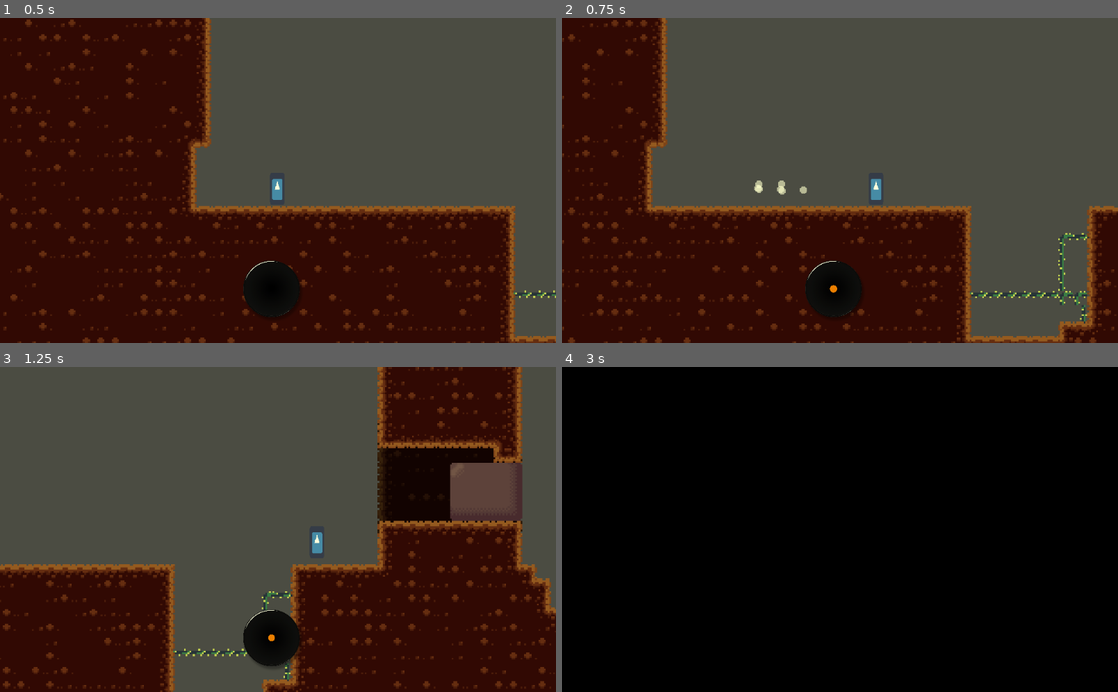
Above: before the commit, frames 1-4 (two rows, left to right).
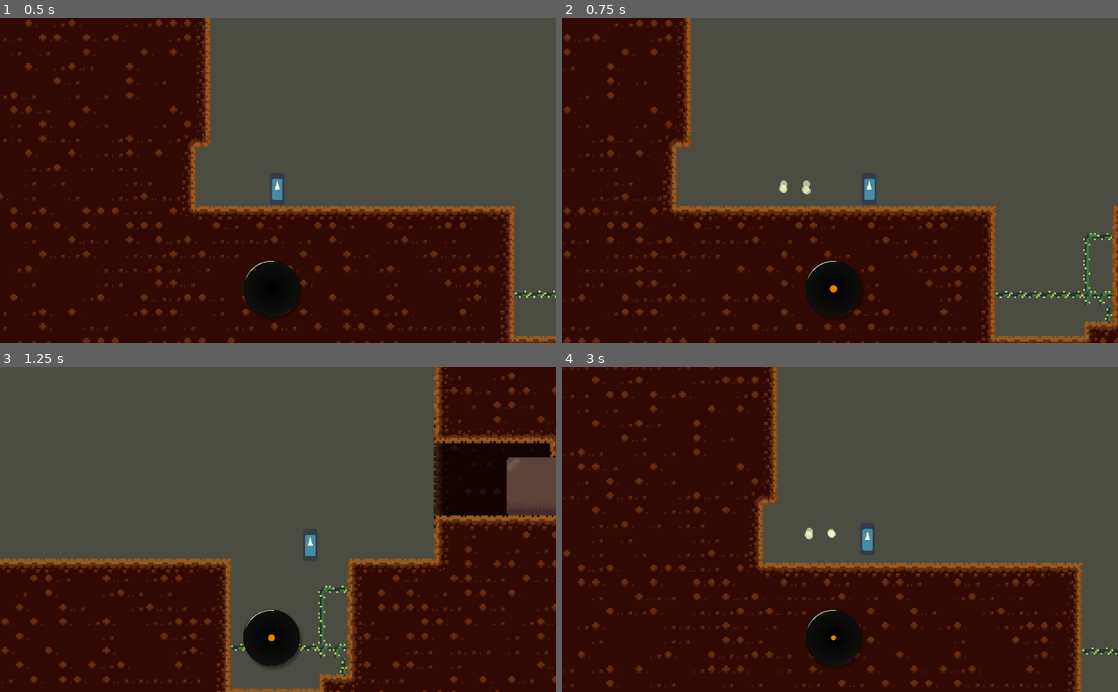
Above: after the commit, the same moments.

Repository: aridai-shi/gmtk2020
Game: Godot game, scene res://GameLoader.tscn
Two runs of this game, one before a commit and one after it. Both use one fixed random seed, a clock stepped at 60 frames per second and the inputs below. The engine's default icon, where the game draws it, is replaced by a stand-in: a white triangle on a blue panel in a dark square. Sound files missing from this copy of the repository are replaced by a short silence.
Inputs:
- Up to frame 1 (0.5 s): no input
- Up to frame 2 (0.75 s): hold Right (ui_right) from 0.53 s (still down); hold Space (ui_select) from 0.53 s (still down)
- Up to frame 3 (1.25 s): keep holding Right (ui_right); keep holding Space (ui_select)
- Up to frame 4 (3 s): release Space (ui_select) at 1.28 s; tap Space (ui_select) at 1.35, 1.52, 1.82, 2.85 s; release Right (ui_right) at 2.03 s; hold Left (ui_left) 2.03-2.78 s; hold Space (ui_select) 2.03-2.78 s; hold Right (ui_right) from 2.78 s (still down)

Frame 1 is identical in both runs. In frame 2, 14% of the frame differs, in the area x 0-100%, y 0-100%; in frame 3, 29%; in frame 4, 99%.

Commit message:
Updated Player and added WASD support

Diff:
--- a/Player/Player.gd
+++ b/Player/Player.gd
@@ -1,7 +1,7 @@
 extends KinematicBody2D
 
 export (int) var run_speed = 175
-export (int) var jump_speed = -240
+export (int) var jump_speed = -200
 export (int) var gravity = 650
 export (bool) var controllable = true
 export (float) var h_frict_damp = 0.2
@@ -38,7 +38,7 @@
 			$Camera2D.global_position.y = 100
 		if $CoolTimer.time_left <= 0 && Input.is_action_pressed("ui_select") && dash:
 			dash = false
-			$DashTimer.start(0.08)
+			$DashTimer.start(0.05)
 			$CoolTimer.start(0.5)
 		if jumping and is_on_floor():
 			jumping = false
--- a/project.godot
+++ b/project.godot
@@ -42,6 +42,45 @@
 "svg/scale": 1.0
 }
 
+[input]
+
+ui_select={
+"deadzone": 0.5,
+"events": [ Object(InputEventKey,"resource_local_to_scene":false,"resource_name":"","device":0,"alt":false,"shift":false,"control":false,"meta":false,"command":false,"pressed":false,"scancode":32,"unicode":0,"echo":false,"script":null)
+, Object(InputEventJoypadButton,"resource_local_to_scene":false,"resource_name":"","device":0,"button_index":3,"pressure":0.0,"pressed":false,"script":null)
+, Object(InputEventKey,"resource_local_to_scene":false,"resource_name":"","device":0,"alt":false,"shift":false,"control":false,"meta":false,"command":false,"pressed":false,"scancode":88,"unicode":0,"echo":false,"script":null)
+, Object(InputEventKey,"resource_local_to_scene":false,"resource_name":"","device":0,"alt":false,"shift":false,"control":false,"meta":false,"command":false,"pressed":false,"scancode":16777237,"unicode":0,"echo":false,"script":null)
+ ]
+}
+ui_left={
+"deadzone": 0.5,
+"events": [ Object(InputEventKey,"resource_local_to_scene":false,"resource_name":"","device":0,"alt":false,"shift":false,"control":false,"meta":false,"command":false,"pressed":false,"scancode":16777231,"unicode":0,"echo":false,"script":null)
+, Object(InputEventJoypadButton,"resource_local_to_scene":false,"resource_name":"","device":0,"button_index":14,"pressure":0.0,"pressed":false,"script":null)
+, Object(InputEventKey,"resource_local_to_scene":false,"resource_name":"","device":0,"alt":false,"shift":false,"control":false,"meta":false,"command":false,"pressed":false,"scancode":65,"unicode":0,"echo":false,"script":null)
+ ]
+}
+ui_right={
+"deadzone": 0.5,
+"events": [ Object(InputEventKey,"resource_local_to_scene":false,"resource_name":"","device":0,"alt":false,"shift":false,"control":false,"meta":false,"command":false,"pressed":false,"scancode":16777233,"unicode":0,"echo":false,"script":null)
+, Object(InputEventJoypadButton,"resource_local_to_scene":false,"resource_name":"","device":0,"button_index":15,"pressure":0.0,"pressed":false,"script":null)
+, Object(InputEventKey,"resource_local_to_scene":false,"resource_name":"","device":0,"alt":false,"shift":false,"control":false,"meta":false,"command":false,"pressed":false,"scancode":68,"unicode":0,"echo":false,"script":null)
+ ]
+}
+ui_up={
+"deadzone": 0.5,
+"events": [ Object(InputEventKey,"resource_local_to_scene":false,"resource_name":"","device":0,"alt":false,"shift":false,"control":false,"meta":false,"command":false,"pressed":false,"scancode":16777232,"unicode":0,"echo":false,"script":null)
+, Object(InputEventJoypadButton,"resource_local_to_scene":false,"resource_name":"","device":0,"button_index":12,"pressure":0.0,"pressed":false,"script":null)
+, Object(InputEventKey,"resource_local_to_scene":false,"resource_name":"","device":0,"alt":false,"shift":false,"control":false,"meta":false,"command":false,"pressed":false,"scancode":87,"unicode":0,"echo":false,"script":null)
+ ]
+}
+ui_down={
+"deadzone": 0.5,
+"events": [ Object(InputEventKey,"resource_local_to_scene":false,"resource_name":"","device":0,"alt":false,"shift":false,"control":false,"meta":false,"command":false,"pressed":false,"scancode":16777234,"unicode":0,"echo":false,"script":null)
+, Object(InputEventJoypadButton,"resource_local_to_scene":false,"resource_name":"","device":0,"button_index":13,"pressure":0.0,"pressed":false,"script":null)
+, Object(InputEventKey,"resource_local_to_scene":false,"resource_name":"","device":0,"alt":false,"shift":false,"control":false,"meta":false,"command":false,"pressed":false,"scancode":83,"unicode":0,"echo":false,"script":null)
+ ]
+}
+
 [rendering]
 
 environment/default_environment="res://default_env.tres"
